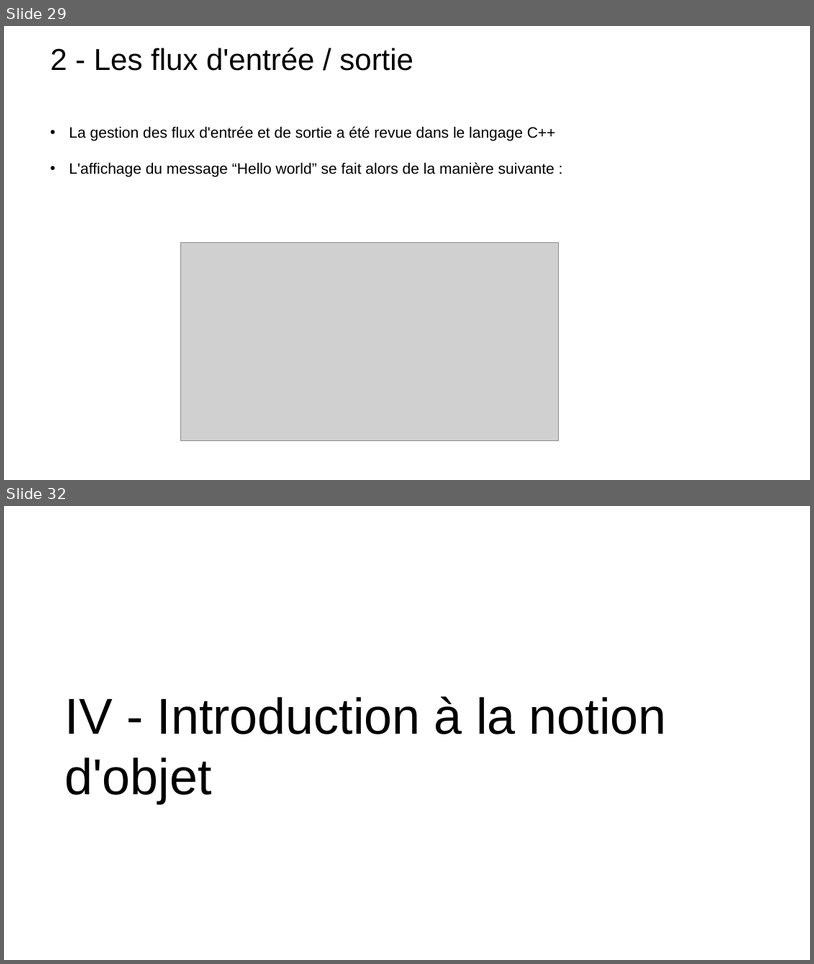
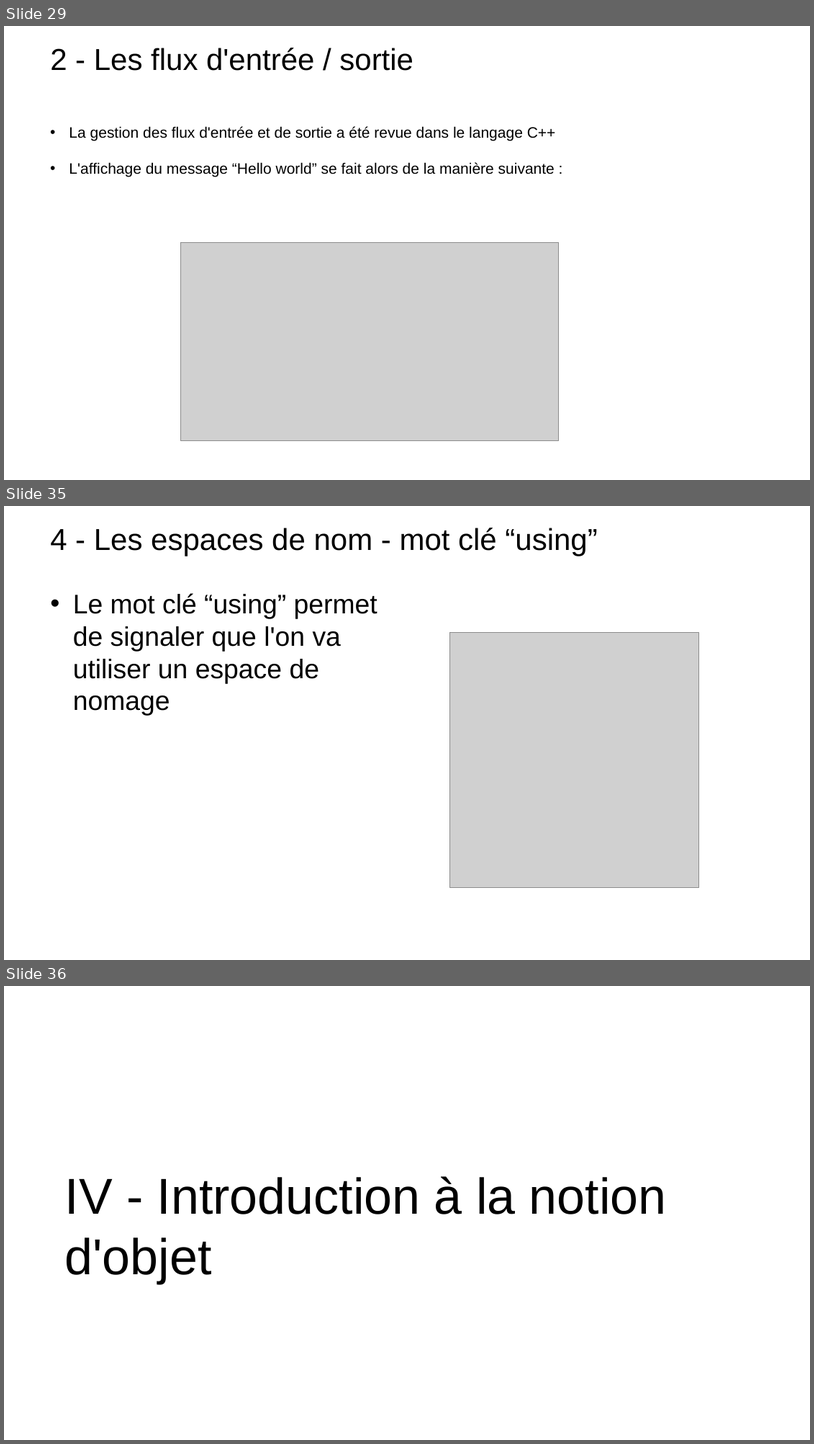
Before and after one commit to t-tortosa/cppCourses, a slide deck: POO.pptx. Shown one above the other, each under a label of ours: slides 29 and 32 before the commit, slides 29, 35 and 36 after it; the slides between them are not shown. The pictures are 814x964 and 814x1444 pixels, drawn with LibreOffice and Linux fonts; fonts in the diff are those of the drawing; grey boxes stand for pictures; background and template pictures are left out. Boxes give left, top, right and bottom in pixels: in the first picture for what was removed or moved away, otherwise in the second. Text is boxed around its words. In the diff, an @@ line names an element or a change of style, - is before the commit and + after.

```diff
--- a/POO.pptx
+++ b/POO.pptx
@@ slide 35 added at (4,506,810,960), background picture (left out) @@
@@ title added at (50,528,597,556), 36 pt, text #000000 @@
+4 - Les espaces de nom - mot clé “using”
@@ text added at (73,593,378,716), 32 pt, text #000000 @@
+• Le mot clé “using” permet de signaler que l'on va utiliser un espace de nomage
@@ picture added at (450,632,699,887) @@
@@ what was slide 32 is now slide 36 @@
```
Also in this commit, not shown: 4 slides changed, 4 other slides added, 5 other files.
